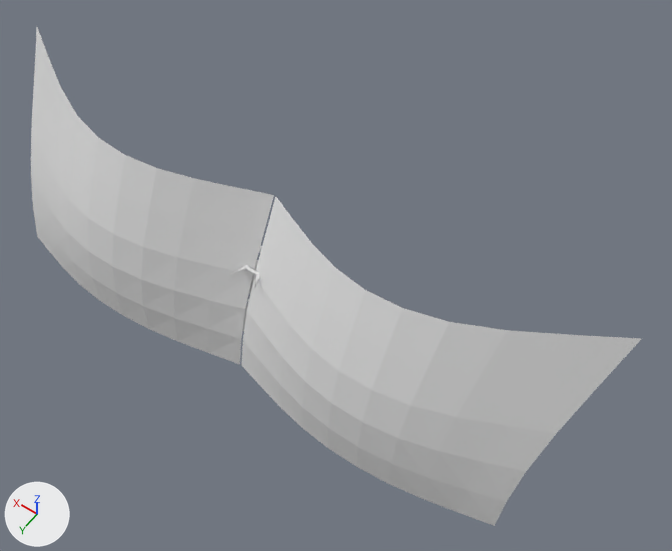
One commit to the Blender file Assets/Project/Runtime/Gameplay/Bosses/Asmodeus/Model/Asmodeus.blend: the scene before it, then after it.
Both versions are drawn from a camera (50 mm lens) standing at (-28.4, 30.8, 59.0) and looking at (-4.2, -3.1, 5.7). The lights are fixed; the arrows at lower left show +X, +Y and +Z.

Names of what the first picture shows: 'wings'.
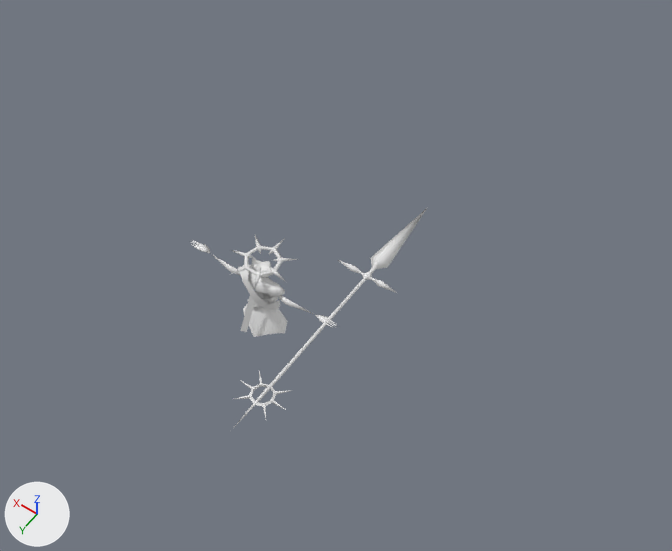
Commit message: Added Asmodeus spear model

Location of each change, [x1, y1, x2, y2] in pixels of the pictures (672 x 551 px):
```json
{"object": "wings", "change": "hidden", "before": [31, 27, 641, 526]}
{"object": "Cube", "change": "added", "after": [234, 207, 428, 427]}
```

The change, as JSON lines over the scene's bpy script:
```json
{"op": "add", "block": "me_cube", "code": ["me_cube = bpy.data.meshes.new('Cube')", "me_cube.from_pydata(...)  # 122 vertices, 166 faces; spans x -3.6..3.6, y -17.0..14.5, z -0.8..0.8"]}
{"op": "add", "block": "ob_wings", "code": "ob_wings.hide_set(True)"}
{"op": "add", "block": "ob_cube", "code": ["ob_cube = bpy.data.objects.new('Cube', me_cube)", "ob_cube.location = (-5.86, 0.0, 5.29)", "ob_cube.scale = (0.763, 0.763, 0.763)"]}
```
